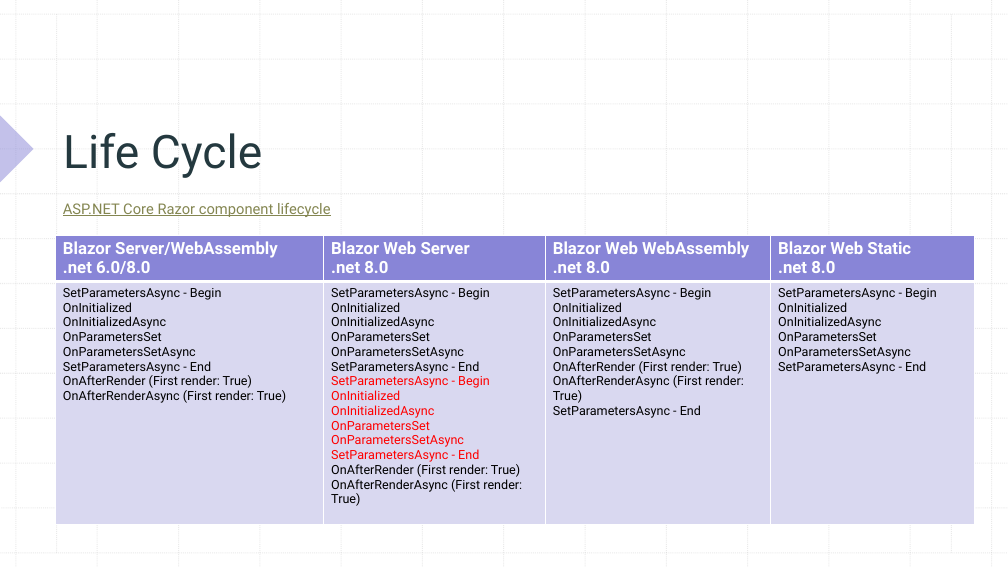
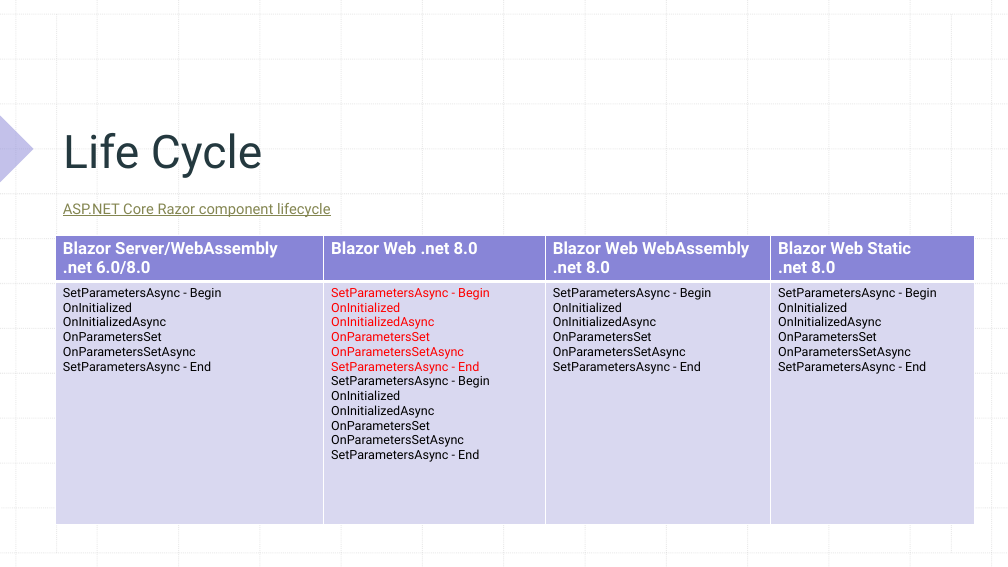
Before and after one commit to xccu/NetCore-Demo, a slide deck: slide 19 of Blazor in .net 8.pptx (slide 15 before the commit). Drawn at 1008x567 pixels with LibreOffice and Linux fonts; fonts in the diff are those of the drawing. Boxes give left, top, right and bottom in pixels: in the first picture for what was removed or moved away, otherwise in the second. Text is boxed around its words. In the diff, an @@ line names an element or a change of style, - is before the commit and + after.

```diff
--- a/Blazor in .net 8.pptx
+++ b/Blazor in .net 8.pptx
@@ table at (x1=55, y1=235, x2=975, y2=526) @@
-row 1, column 2: Blazor Web Server / .net 8.0
+row 1, column 2: Blazor Web .net 8.0
-row 2: SetParametersAsync - Begin / OnInitialized / OnInitializedAsync / OnParametersSet / OnParametersSetAsync / SetParametersAsync - End / OnAfterRender (First render: True) / OnAfterRenderAsync (First render: True) | SetParametersAsync - Begin / OnInitialized / OnInitializedAsync / OnParametersSet / OnParametersSetAsync / SetParametersAsync - End / SetParametersAsync - Begin / OnInitialized / OnInitializedAsync / OnParametersSet / OnParametersSetAsync / SetParametersAsync - End / OnAfterRender (First render: True) / OnAfterRenderAsync (First render: True) | SetParametersAsync - Begin / OnInitialized / OnInitializedAsync / OnParametersSet / OnParametersSetAsync / OnAfterRender (First render: True) / OnAfterRenderAsync (First render: True) / SetParametersAsync - End | SetParametersAsync - Begin / OnInitialized / OnInitializedAsync / OnParametersSet / OnParametersSetAsync / SetParametersAsync - End
+row 2: SetParametersAsync - Begin / OnInitialized / OnInitializedAsync / OnParametersSet / OnParametersSetAsync / SetParametersAsync - End | SetParametersAsync - Begin / OnInitialized / OnInitializedAsync / OnParametersSet / OnParametersSetAsync / SetParametersAsync - End / SetParametersAsync - Begin / OnInitialized / OnInitializedAsync / OnParametersSet / OnParametersSetAsync / SetParametersAsync - End | SetParametersAsync - Begin / OnInitialized / OnInitializedAsync / OnParametersSet / OnParametersSetAsync / SetParametersAsync - End | SetParametersAsync - Begin / OnInitialized / OnInitializedAsync / OnParametersSet / OnParametersSetAsync / SetParametersAsync - End
```
Also in this commit, not shown: 7 other slides changed, 4 slides added, 1 slide removed, 26 other files.
